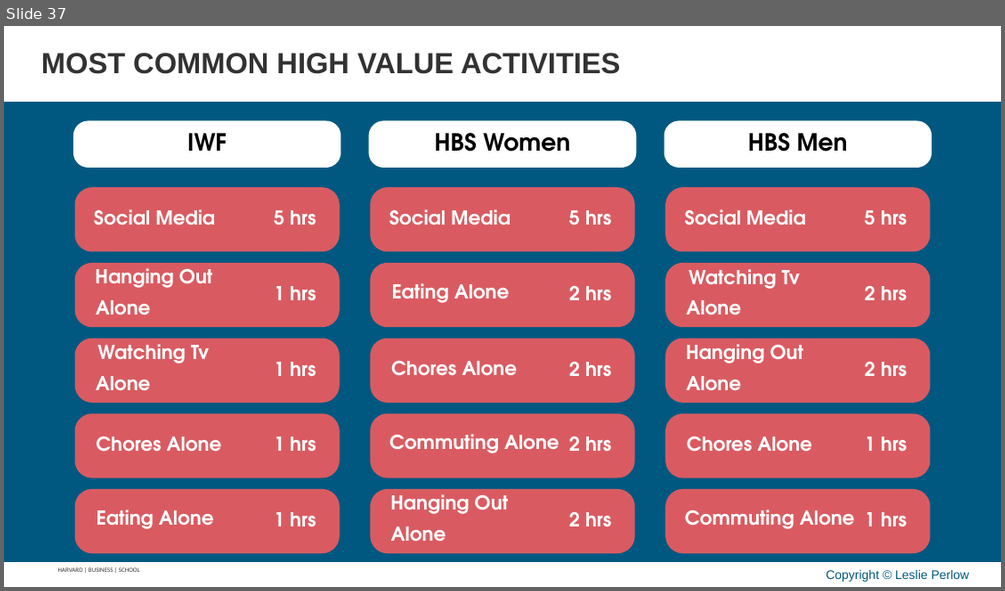
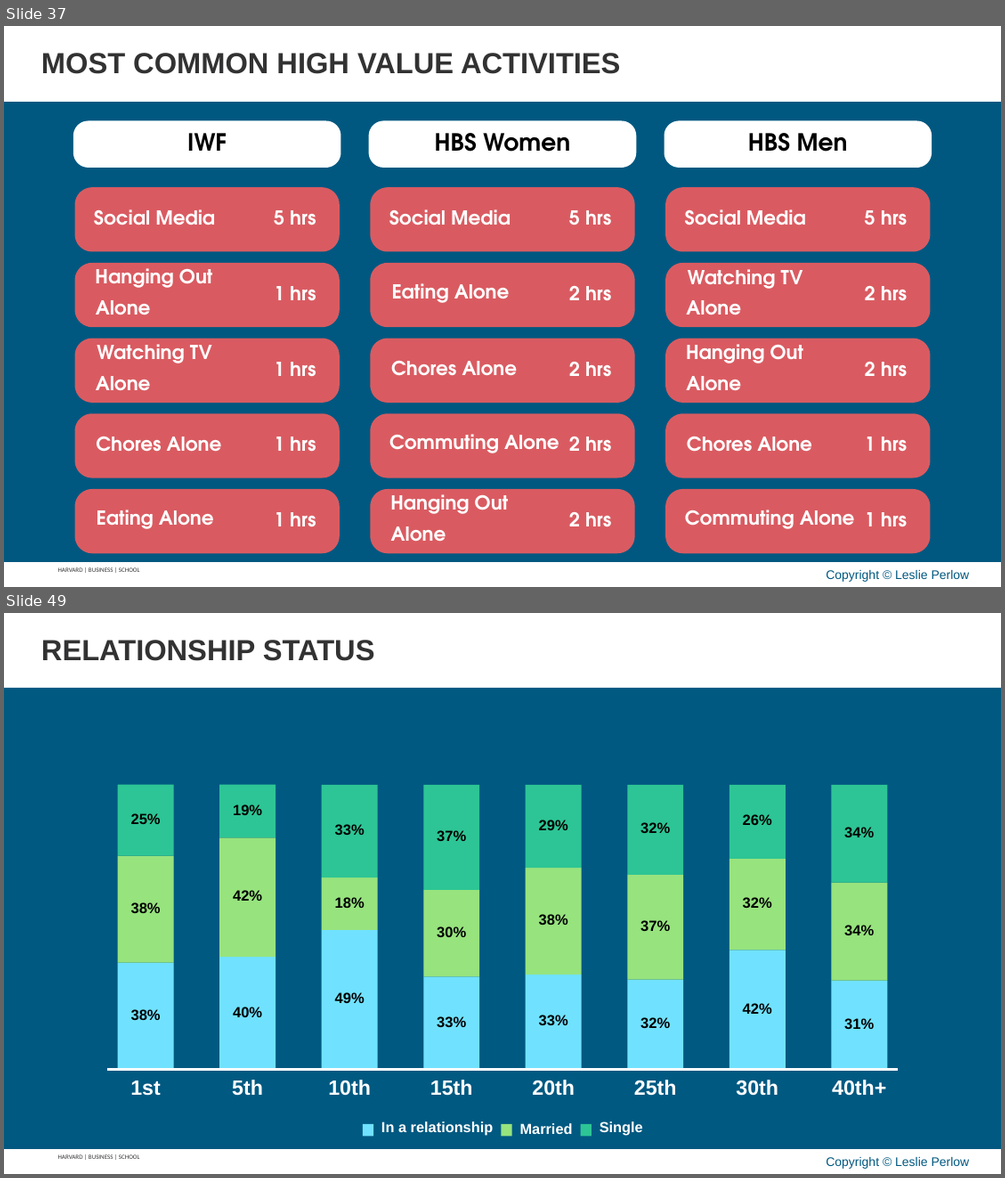
Before and after one commit to APPLITICS/lifematrix-deck-automation, a slide deck: outputs/generated_slides.pptx. Shown one above the other, each under a label of ours: slide 37 before the commit, slides 37 and 49 after it; the slides between them are not shown. The pictures are 1005x591 and 1005x1178 pixels, drawn with LibreOffice and Linux fonts; fonts in the diff are those of the drawing; background and template pictures are left out. Boxes give left, top, right and bottom in pixels: in the first picture for what was removed or moved away, otherwise in the second. Text is boxed around its words. In the diff, an @@ line names an element or a change of style, - is before the commit and + after.

```diff
--- a/outputs/generated_slides.pptx
+++ b/outputs/generated_slides.pptx
@@ slide 49 added at [4,613,1001,1174], background #005880; not listed: 4 template elements that a slide beside it also shows @@
@@ text added at [41,640,375,661], 28 pt, text #323233, bold @@
+RELATIONSHIP STATUS
@@ group added at [4,688,1001,1144]: 35 texts, 29 rectangles, 1 freeform shape @@
+38%
+38%
+25%
+40%
+42%
+19%
+49%
+18%
+33%
+33%
+30%
+37%
+33%
+38%
+29%
+32%
+37%
+32%
+42%
+32%
+26%
+31%
+34%
+34%
+1st
+5th
+10th
+15th
+20th
+25th
+30th
+40th+
+In a relationship
+Married
+Single
@@ slide 37 changed as well @@
@@ text at [688,269,803,289]: text changed @@
-Watching Tv
+Watching TV
@@ text at [97,344,212,363]: text changed @@
-Watching Tv
+Watching TV
```
Also in this commit, not shown: 13 other slides changed, 20 other slides added.
